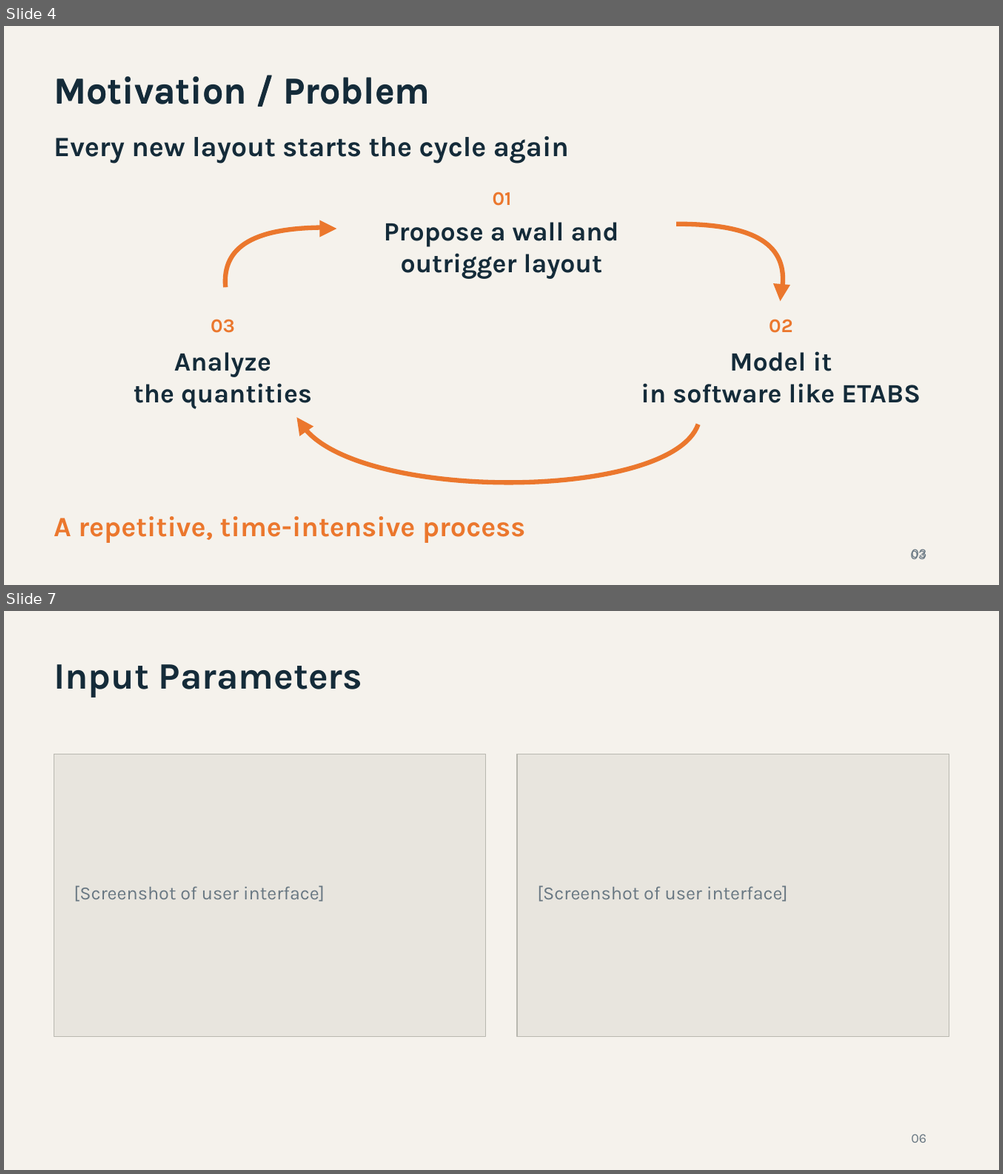
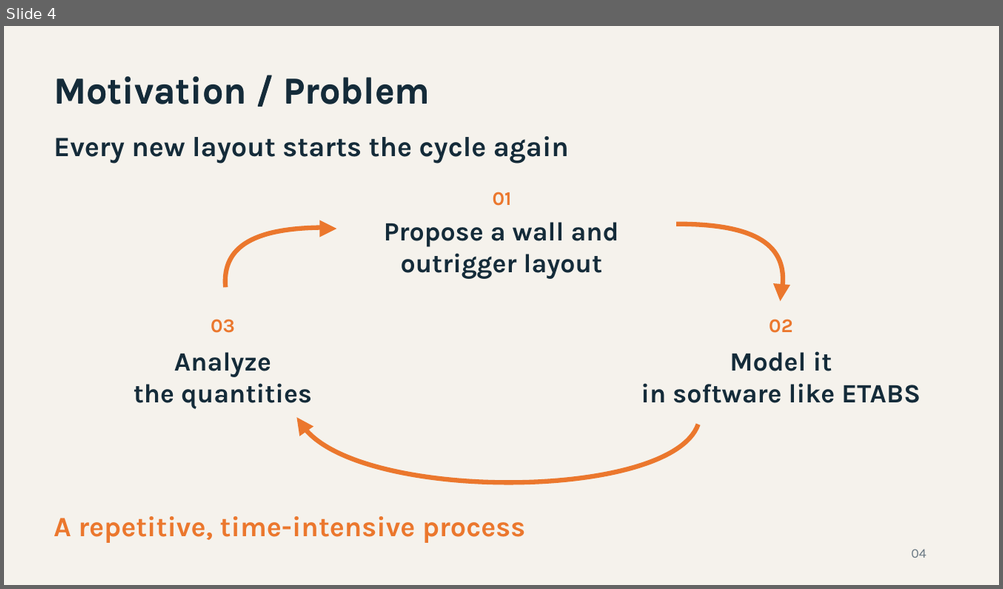
Before and after one commit to shearload/se-hackathon-point-tower, a slide deck: powerpoint/SWOOP_Presentation_Template.pptx. Shown one above the other, each under a label of ours: slides 4 and 7 before the commit, slide 4 after it; the slides between them are not shown. The pictures are 1003x1174 and 1003x589 pixels, drawn with LibreOffice and Linux fonts; fonts in the diff are those of the drawing. Boxes give left, top, right and bottom in pixels: in the first picture for what was removed or moved away, otherwise in the second. Text is boxed around its words. In the diff, an @@ line names an element or a change of style, - is before the commit and + after.

```diff
--- a/powerpoint/SWOOP_Presentation_Template.pptx
+++ b/powerpoint/SWOOP_Presentation_Template.pptx
@@ slide 7 removed at (4,611,999,1170), background #F5F2EC @@
@@ text removed at (54,664,362,698) @@
-Input Parameters
@@ rectangle removed at (54,755,486,1037) @@
@@ rectangle removed at (518,755,949,1037) @@
@@ text removed at (74,886,324,902) @@
-[Screenshot of user interface]
@@ text removed at (537,886,788,902) @@
-[Screenshot of user interface]
@@ text removed at (910,1134,926,1143) @@
-06
@@ slide 4 changed as well @@
@@ text at (910,549,926,558): text changed @@
-03
+04
@@ text removed at (910,547,949,566) @@
-03
```
Also in this commit, not shown: 3 other slides changed, 7 slides added, 7 other slides removed.
